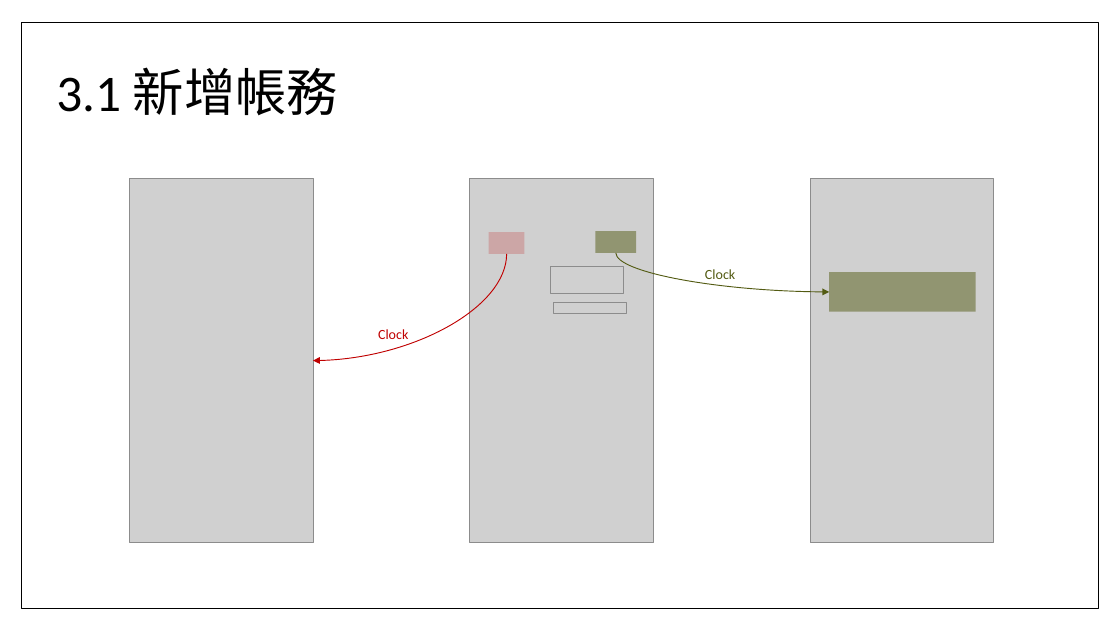
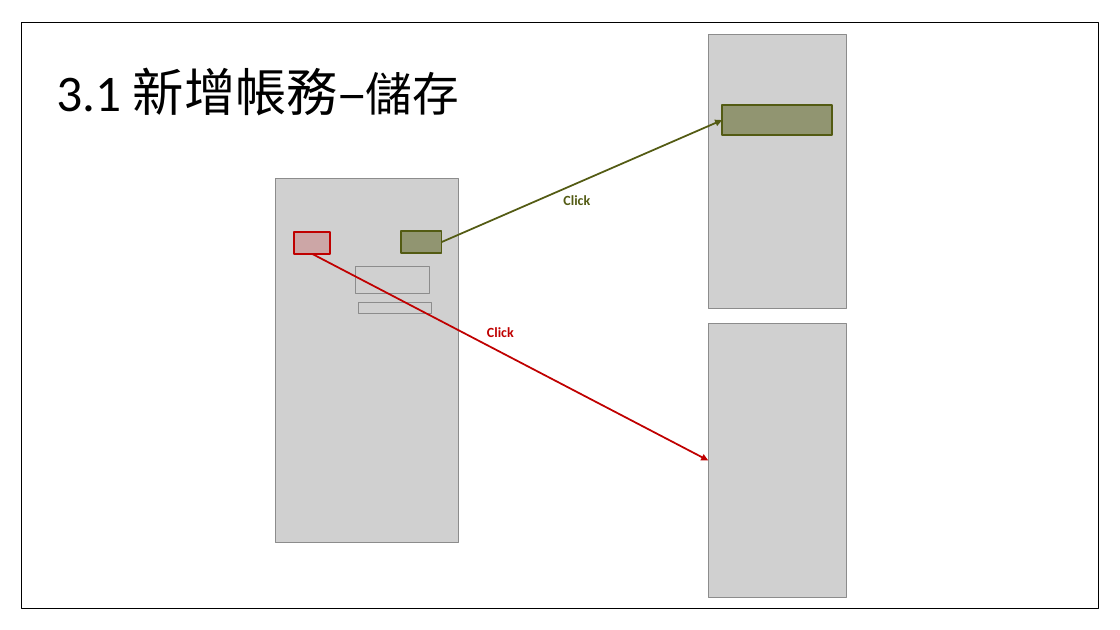
Before and after one commit to TzuHua0706/wk6, a slide deck: slide 21 of UX framework for MoneyCare.pptx (slide 18 before the commit). Drawn at 1120x630 pixels with LibreOffice and Linux fonts; fonts in the diff are those of the drawing; grey boxes stand for pictures; background and template pictures are left out. Boxes give left, top, right and bottom in pixels: in the first picture for what was removed or moved away, otherwise in the second. Text is boxed around its words. In the diff, an @@ line names an element or a change of style, - is before the commit and + after.

```diff
--- a/UX framework for MoneyCare.pptx
+++ b/UX framework for MoneyCare.pptx
@@ picture: place and size @@
-picture at box(810, 179, 993, 543)
+picture at box(708, 34, 846, 308)
@@ text at box(56, 67, 459, 116): text changed @@
-3.1 新增帳務
+3.1 新增帳務–儲存
@@ rectangle at box(723, 105, 833, 134): outline none to #535C14 1.5 pt @@
@@ rectangle: place and size @@
-rectangle at box(829, 272, 975, 312)
+rectangle at box(723, 105, 833, 134)
@@ arrow added from (442, 242) to (723, 120), #535C14 1.5 pt @@
@@ text added at box(563, 195, 590, 205), 12 pt, text #535C14, bold @@
+Click
@@ 3 pictures, 2 rectangles: place and size @@
-3 pictures, 2 rectangles at box(470, 179, 653, 543)
+3 pictures, 2 rectangles at box(276, 179, 459, 543)
@@ rectangle at box(294, 232, 330, 254): outline none to #C00000 1.5 pt @@
@@ rectangle at box(401, 231, 442, 253): outline none to #535C14 1.5 pt @@
@@ arrow added from (312, 254) to (708, 460), #C00000 1.5 pt @@
@@ curved arrow removed from (507, 254) to (313, 360) @@
@@ curved arrow removed from (616, 253) to (829, 292) @@
@@ text removed at box(705, 269, 735, 279) @@
-Clock
@@ text removed at box(378, 329, 408, 339) @@
-Clock
@@ text added at box(487, 327, 514, 337), 12 pt, text #C00000, bold @@
+Click
@@ picture: place and size @@
-picture at box(129, 179, 313, 543)
+picture at box(708, 323, 846, 597)
```
Also in this commit, not shown: 8 other slides changed, 3 slides added, 1 other file.
